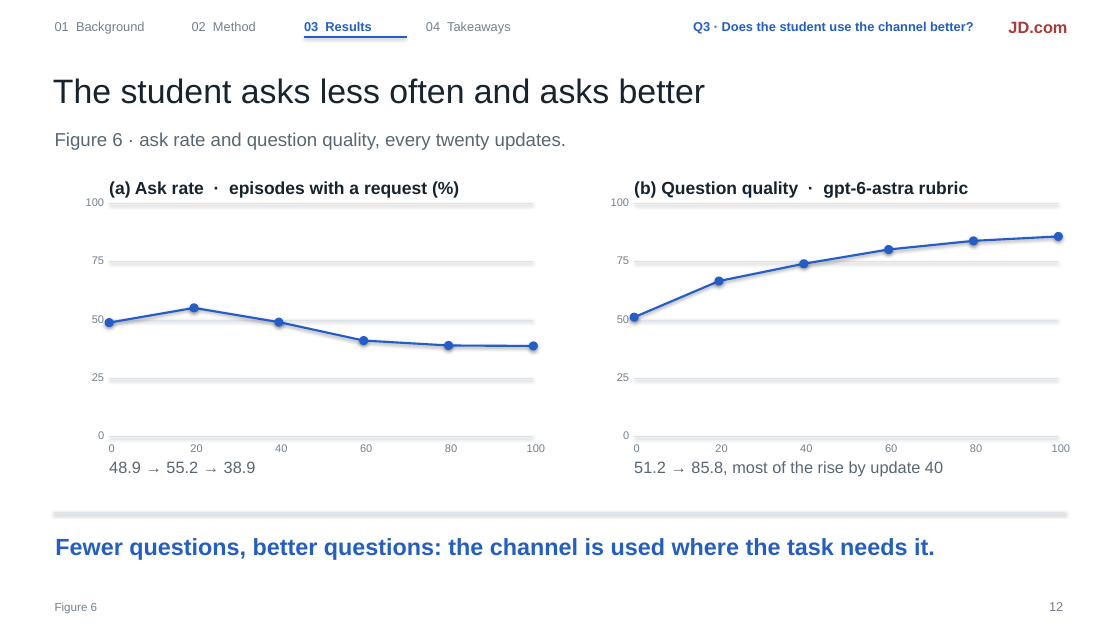
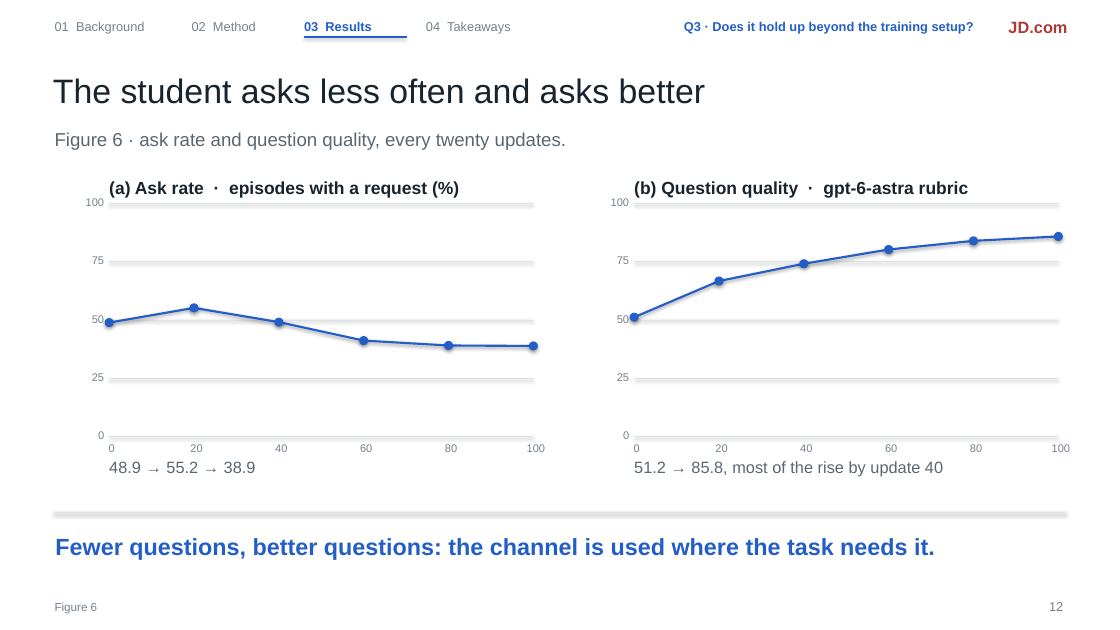
Before and after one commit to liruiluo/communicative-opsd, a slide deck: slide 12 of assets/slides/copd-slides.pptx. Drawn at 1120x630 pixels with LibreOffice and Linux fonts; fonts in the diff are those of the drawing. Boxes give left, top, right and bottom in pixels: in the first picture for what was removed or moved away, otherwise in the second. Text is boxed around its words. In the diff, an @@ line names an element or a change of style, - is before the commit and + after.

```diff
--- a/assets/slides/copd-slides.pptx
+++ b/assets/slides/copd-slides.pptx
@@ text at [684,21,974,34]: text changed @@
-Q3 · Does the student use the channel better?
+Q3 · Does it hold up beyond the training setup?
```
Also in this commit, not shown: 6 other slides changed, 2 other files.
